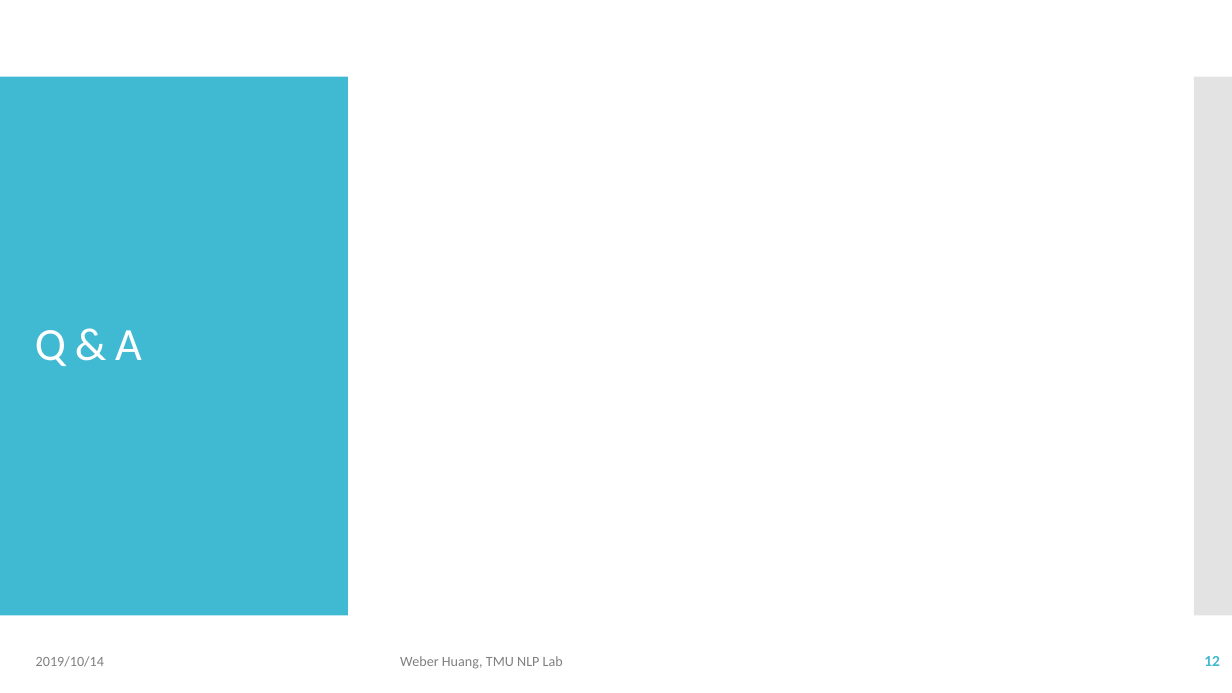
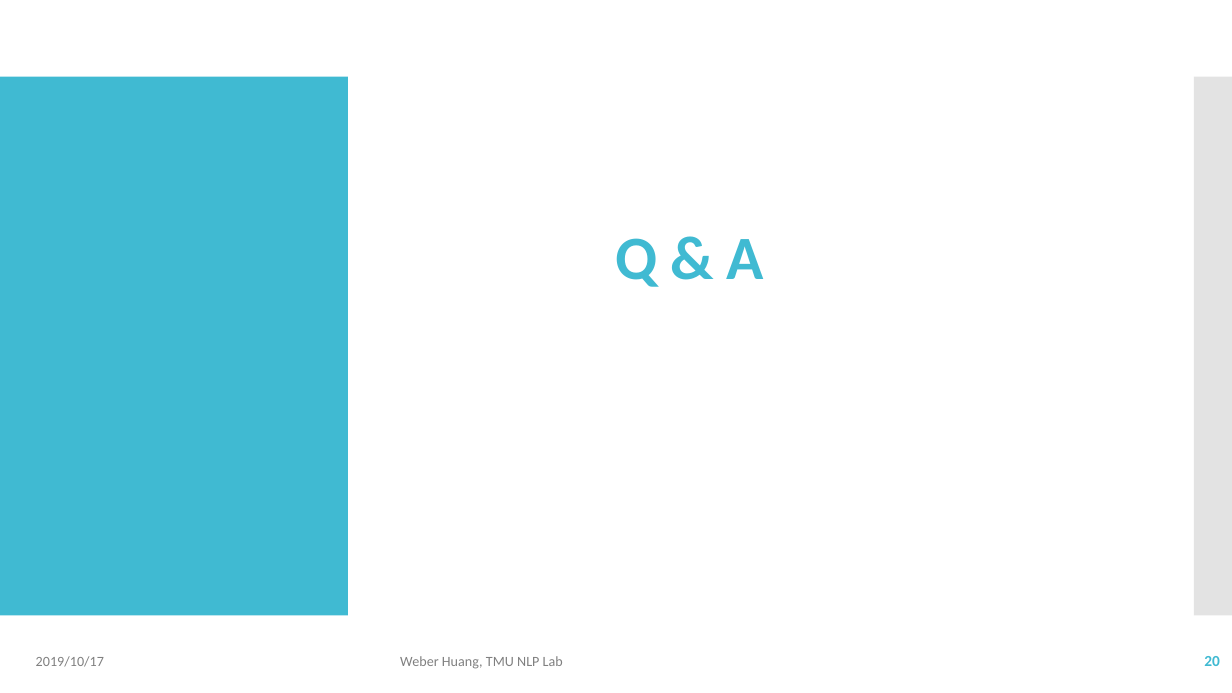
Before and after one commit to Weber12321/TMU-GIDS, a slide deck: slide 20 of Lab/Paper survey I.pptx (slide 12 before the commit). Drawn at 1232x693 pixels with LibreOffice and Linux fonts; fonts in the diff are those of the drawing. Boxes give left, top, right and bottom in pixels: in the first picture for what was removed or moved away, otherwise in the second. Text is boxed around its words. In the diff, an @@ line names an element or a change of style, - is before the commit and + after.

```diff
--- a/Lab/Paper survey I.pptx
+++ b/Lab/Paper survey I.pptx
@@ title "Q & A": place and size @@
-title "Q & A" at (35, 330, 142, 366)
+title "Q & A" at (616, 238, 763, 287)
@@ title "Q & A" at (616, 238, 763, 287): size 36 to 48 pt, text colour #FFFFFF to #40BAD2, bold on; alignment left to centre @@
@@ text at (36, 656, 104, 667): text changed @@
-2019/10/14
+2019/10/17
@@ page number at (1204, 656, 1220, 666): text changed @@
-12
+20
```
Also in this commit, not shown: 10 other slides changed, 9 slides added, 1 slide removed, 6 other files.
